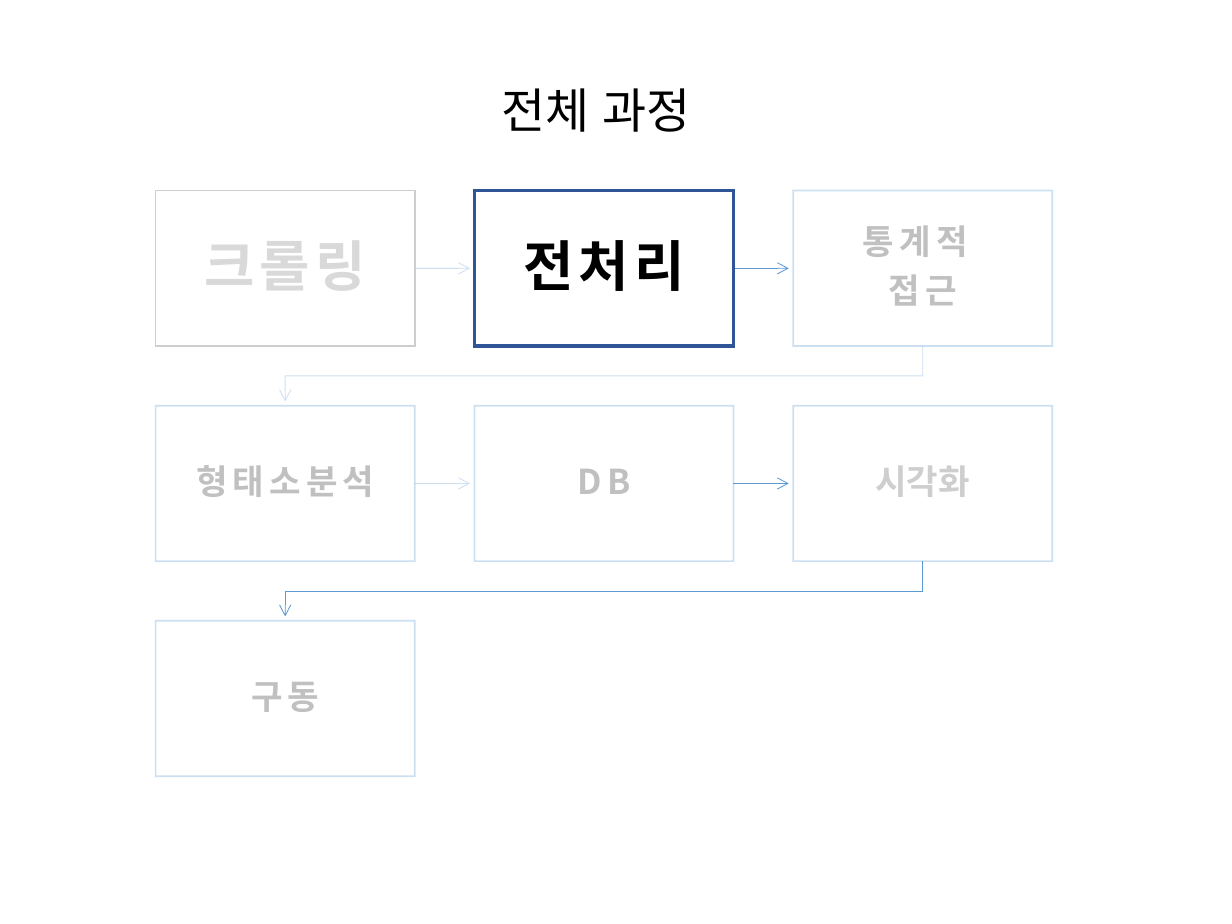
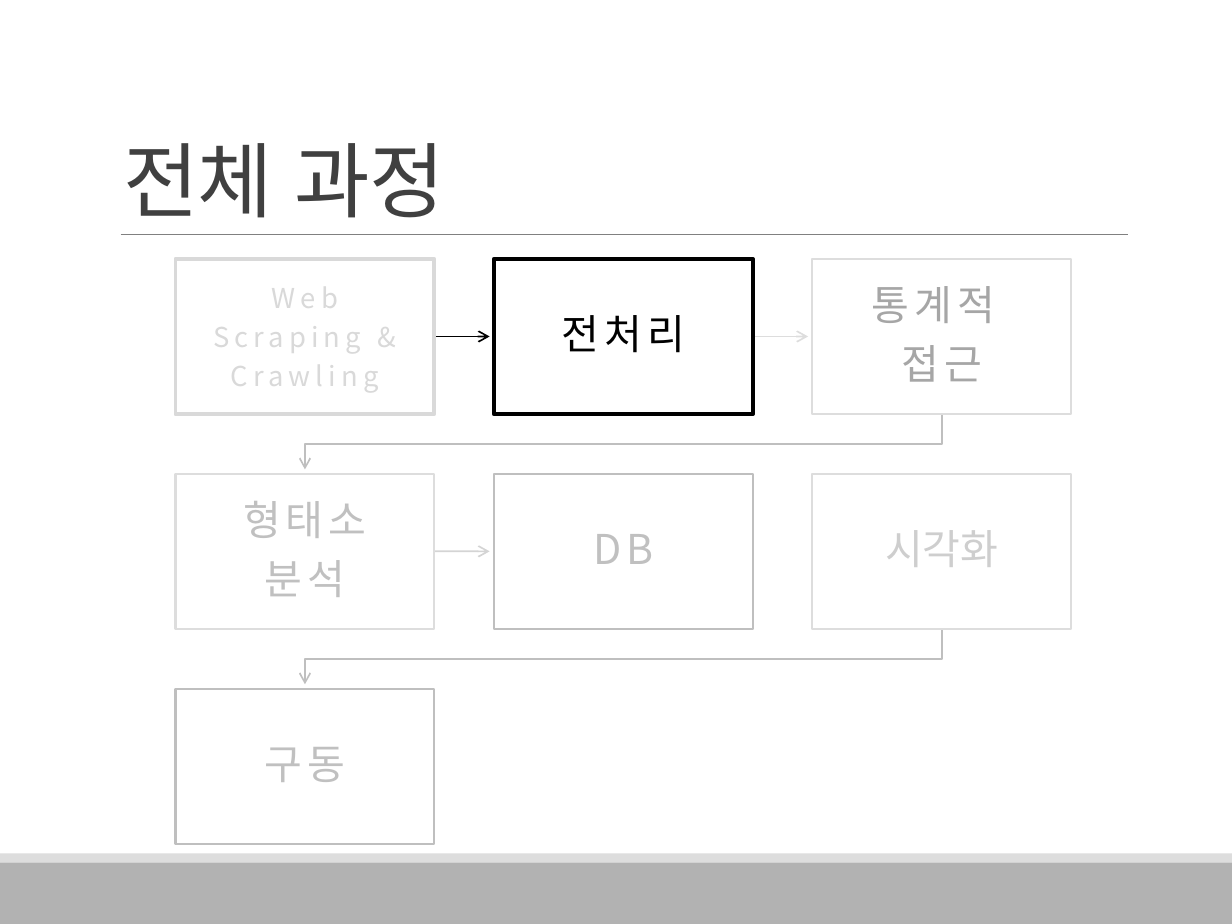
Before and after one commit to HaYongdae/issuewhatshow, a slide deck: slide 8 of doc/최종 PPT.pptx (slide 15 before the commit). Drawn at 1232x924 pixels with LibreOffice and Linux fonts; fonts in the diff are those of the drawing. Boxes give left, top, right and bottom in pixels: in the first picture for what was removed or moved away, otherwise in the second. Text is boxed around its words. In the diff, an @@ line names an element or a change of style, - is before the commit and + after.

```diff
--- a/doc/최종 PPT.pptx
+++ b/doc/최종 PPT.pptx
@@ title "전체 과정": place and size @@
-title "전체 과정" at [501,88,691,132]
+title "전체 과정" at [123,143,445,218]
@@ title "전체 과정" at [123,143,445,218]: size 28 to 48 pt, text colour #000000 to #404040, letter spacing 0 to -0.5 pt; alignment centre to left; line spacing 0.9 to 0.85; vertical alignment middle to bottom @@
@@ line added from (121, 234) to (1127, 234), #808080 0.5 pt @@
@@ text removed at [204,223,365,302] @@
-크롤링
@@ rectangle at [175,259,434,414]: fill #FFFFFF to none; outline #CECECE 1 pt to #D9D9D9 2.25 pt @@
@@ text "전처리" at [562,315,686,353]: size 32 to 24 pt, bold off; less space between paragraphs @@
@@ rectangle at [494,259,753,414]: outline #2F5597 2.25 pt to #000000 2.25 pt @@
@@ text "통계적" at [872,286,996,382]: size 20 to 24 pt, text colour #C0C0C0 to #A6A6A6, bold off; more space between paragraphs @@
@@ text added at [213,277,379,395], 16 pt, text #D9D9D9 @@
+Web
+Scraping &
+Crawling
@@ freeform shape at [434,330,489,342]: outline #5B9BD5 0.5 pt to #000000 1 pt @@
@@ freeform shape at [753,330,808,342]: outline #5B9BD5 0.5 pt to #DDDDDD 1 pt @@
@@ freeform shape at [306,414,942,469]: outline #5B9BD5 0.5 pt to #BFBFBF 1 pt @@
@@ 7 rectangles, 5 texts, 5 freeform shapes: place and size @@
-7 rectangles, 5 texts, 5 freeform shapes at [155,191,1052,776]
+7 rectangles, 5 texts, 5 freeform shapes at [175,259,1071,844]
@@ outline #5B9BD5 1 pt to #DDDDDD 1.25 pt in 3 elements at [812,259,1071,414], [812,474,1071,630], [175,474,434,630] @@
@@ size 20 to 24 pt, bold off; more space between paragraphs in 3 elements at [265,747,346,782], [885,530,998,567], [593,534,653,564] @@
@@ rectangle at [494,474,753,630]: outline #5B9BD5 1 pt to #BFBFBF 1.25 pt @@
@@ text at [243,501,367,597]: text changed; size 20 to 24 pt; bold off @@
-형태소분석
+형태소
+분석
@@ freeform shape at [434,546,489,558]: outline #5B9BD5 0.5 pt to #707070 1 pt @@
@@ freeform shape at [753,546,808,558]: outline #5B9BD5 0.5 pt to #FFFFFF 1 pt @@
@@ freeform shape: place and size @@
-freeform shape at [286,561,923,616]
+freeform shape at [306,628,942,684]
@@ freeform shape at [306,628,942,684]: outline #5B9BD5 0.5 pt to #BFBFBF 1 pt @@
@@ rectangle at [175,689,434,844]: outline #5B9BD5 1 pt to #BFBFBF 1.25 pt @@
@@ rectangle added at [0,862,1232,924], fill #B2B2B2 @@
@@ rectangle added at [0,854,1232,862], fill #DDDDDD @@
```
Also in this commit, not shown: 31 other slides changed, 5 slides added, 4 slides removed.
